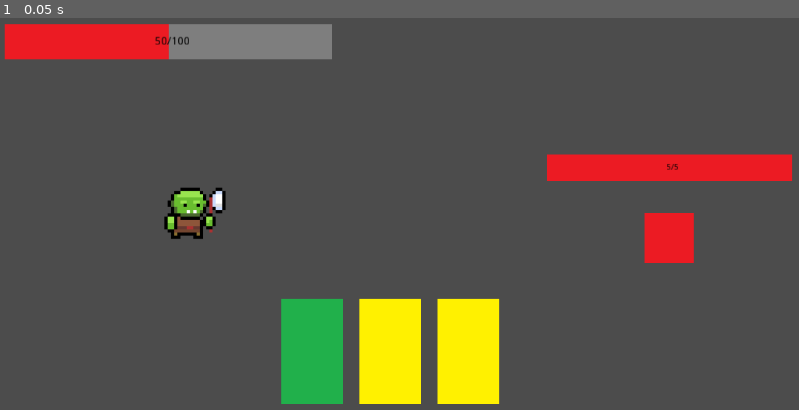
Above: before the commit, frame 1.
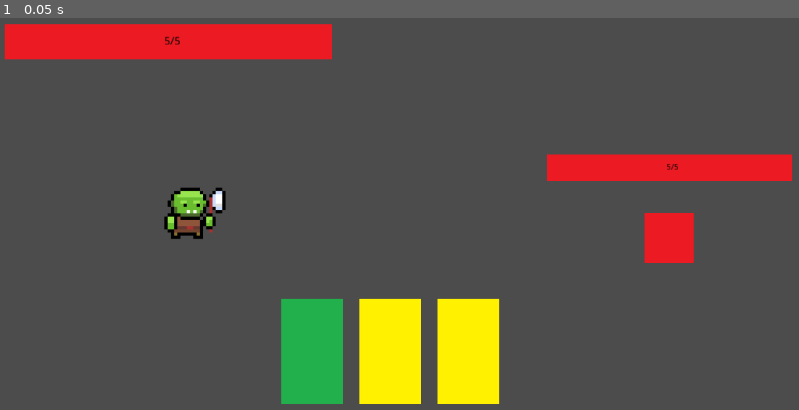
Above: after the commit, the same moment.

Repository: gologo-path/GameProject
Game: Godot game, scene res://scenes/Main.tscn
Same seed, same stepped clock (60 frames per second), same inputs: the game is played once before the commit and once after it.
Inputs:
- Up to frame 1 (0.05 s): no input

The runs differ from the first frame. In frame 1, 1.9% of the frame differs, in the area x 19-42%, y 1-11%.
Error before the commit: Parse Error: Expected block in pattern branch (res://scripts/Main.gd:25)

Commit message:
Fixed order of removing cards, now removes only selected card

Diff:
--- a/scripts/Card.gd
+++ b/scripts/Card.gd
@@ -8,6 +8,7 @@
 	if event is InputEventMouseButton and event.pressed and event.button_index == BUTTON_LEFT:
 		if get_rect().has_point(to_local(event.position)):
 			get_parent().get_parent().card_selected(card)
+			card.set_child_index(get_parent().get_index())
 
 func _ready():
-	card.init(enum_types.ATTACK,3)
+	card.init(enum_types.DEFENS,3)
--- a/scripts/Main.gd
+++ b/scripts/Main.gd
@@ -5,6 +5,19 @@
 var used = false # bool flag to save state of selected card, if true then card removed from hand and flag turned to false
 const enum_types = preload("res://scripts/TypeCardEnum.gd").TypeCard
 
+var max_helth = 5
+var helth = max_helth
+
+func get_max_helth():
+	return max_helth
+func get_current_helth():
+	return helth
+
+func get_damage(damage):
+	helth -= damage
+	print ("geted %d damage" % damage)
+	if helth <= 0:
+		print("killed")
 
 func _ready():
 	pass
@@ -15,12 +28,13 @@
 
 func _on_Enemy_selected(index):
 	if card != null:
-		match self.card.get_type:
+		match self.card.get_type():
 			enum_types.ATTACK:
 				get_child(index).get_damage(self.card.get_damage())
 				used = true
 			enum_types.DEFENS:
-
+				self.get_damage(self.card.get_damage())
+				used = true
 
 	if used:
 		get_node("Cards").destroy_card(card.get_child_index())
